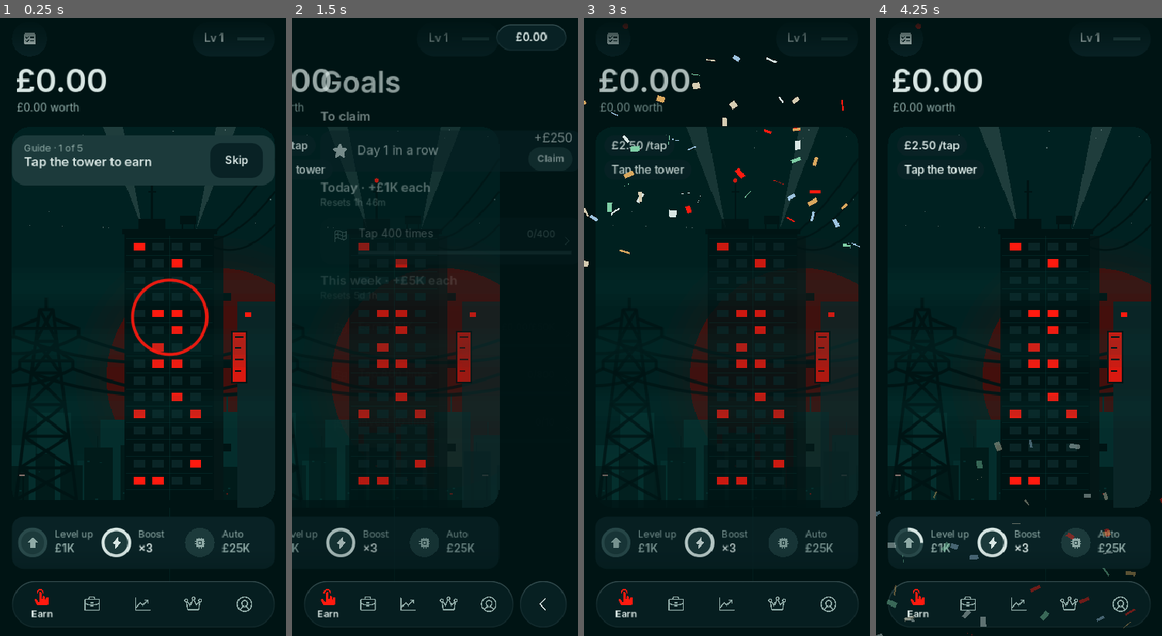
Above: before the commit, frames 1-4 (left to right).
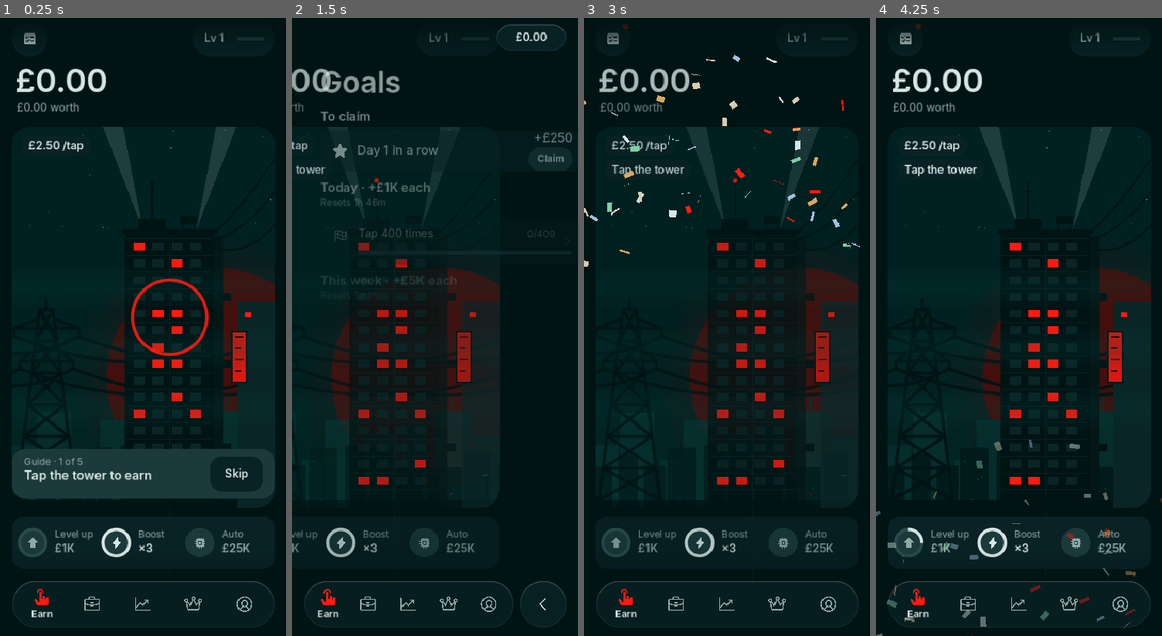
Above: after the commit, the same moments.

Repository: ytjustjosh17-cpu/MCG
Game: Godot game, scene res://scenes/main.tscn
The game is run twice, just before and just after one commit, with the same random seed, the same clock (stepped at 60 frames per second) and the same inputs.
Inputs (mouse positions are in pixels of both pictures, inside the frame that each line leads up to):
- Up to frame 1 (0.25 s): no input
- Up to frame 2 (1.5 s): click "Skip" at 0.5 s; click (320, 36) at 1.25 s
- Up to frame 3 (3 s): click (727, 147) at 2.02 s; click "Tap 400 times" at 2.75 s
- Up to frame 4 (4.25 s): click "Level up" at 3.5 s

The runs differ from the first frame. In frame 1, 11% of the frame differs, in the area x 4-96%, y 19-78%; in frame 2, nothing differs; in frame 3, less than 0.1%; in frame 4, less than 0.1%.

Commit message:
Guide card at the foot of the art, settings switch taps, lamp dash
Guide card floats just above the action strip, clear of the night
searchlights. The Earn tap hint waits until the guide ends. Settings
switches are built in their real state and the row takes the tap (a
switch inside a row flipped twice under touch). Backup caption on one
line. The far-left street lamp read as a stray dash, so it went.

Co-Authored-By: Claude Opus 5.5 <noreply@anthropic.com>
Claude-Session: https://claude.ai/code/session_01G43aEuqkjUy83khniNYyKE

Diff:
--- a/game/scripts/earn_page.gd
+++ b/game/scripts/earn_page.gd
@@ -164,7 +164,8 @@
 	var maxed := Game.level >= Data.MAX_LEVEL
 	var prog := 1.0 if maxed else clampf(Game.level_progress(), 0.0, 1.0)
 	_lv_fill.size = Vector2(_lv_track.size.x * prog, 4)
-	_hint.visible = Game.taps < 10 and not (Game.frenzy_active() or Game.rush_active())
+	# The guide says it already while it runs, so the chip waits for it to end.
+	_hint.visible = Game.taps < 10 and bool(Game.ui.get("guide_done", false)) and not (Game.frenzy_active() or Game.rush_active())
 	_tasks.set_state(UI.TEXT, -1.0, Game.unclaimed("goal") + Game.unclaimed("streak") > 0)   # a dot only when a reward waits
 	_tick()
 
--- a/game/scripts/guide.gd
+++ b/game/scripts/guide.gd
@@ -143,13 +143,18 @@
 	var busy: bool = Kit.has_open() or (main != null and not main._stack.is_empty())
 	_card.visible = not busy
 	_ring = Rect2() if busy else _target_rect(String(STEPS[_step][2]))
-	# The card sits at the top, under the cash, or above the ring if that's high.
+	# The card floats at the foot of the tower art, just above the action
+	# strip (near the thumb, clear of the roof lights), or above the ring
+	# when the ring would sit under it.
 	var w := size.x - 32.0
 	_card.size = Vector2(w, 0)
 	_card.size = Vector2(w, _card.get_combined_minimum_size().y)
-	var y := 160.0   # floats on the top of the tower card, under the cash
-	if _ring.size != Vector2.ZERO and _ring.position.y < y + _card.size.y + 20.0:
-		y = _ring.end.y + 16.0
+	var foot := size.y - 92.0 - 72.0 - 12.0   # EarnPage NAV_SPACE, STRIP_H, gap
+	if main != null and main._pages[0].get("_strip") != null:
+		foot = (main._pages[0]._strip as Control).get_global_rect().position.y - global_position.y - 12.0
+	var y := foot - 12.0 - _card.size.y
+	if _ring.size != Vector2.ZERO and _ring.end.y + 8.0 > y and _ring.position.y < y + _card.size.y + 8.0:
+		y = _ring.position.y - 16.0 - _card.size.y
 	_card.position = Vector2(16, y)
 	queue_redraw()
 
--- a/game/scripts/settings_page.gd
+++ b/game/scripts/settings_page.gd
@@ -13,7 +13,6 @@
 var _num_row: Row
 var _upd_row: Row
 var _report_row: Row
-var _vib_row: Row
 var _checking := false
 var _storage := ""
 
@@ -31,18 +30,17 @@
 	_num_row = _row(st, "hash", true)
 	_num_row.pressed.connect(_on_numbers)
 	separator(st, 50)
-	_vib = _switch_row(st, "vibrate", "Vibration", func(on: bool):
+	_vib = _switch_row(st, "vibrate", "Vibration", Game.vibrate, func(on: bool):
 		Game.vibrate = on)
-	_vib_row = _vib.get_meta("row")
-	separator(st, 50)
-	_motion = _switch_row(st, "sparkle", "Less motion", func(on: bool):
+	separator(st, 50)
+	_motion = _switch_row(st, "sparkle", "Less motion", Game.reduce_motion, func(on: bool):
 		Game.reduce_motion = on)
 	separator(st, 50)
 	# Deals never pop up (they wait on Business); only news can.
-	_news = _switch_row(st, "news", "News pop-ups", func(on: bool):
+	_news = _switch_row(st, "news", "News pop-ups", not bool(Game.ui.get("news_quiet", false)), func(on: bool):
 		Game.ui["news_quiet"] = not on)
 	separator(st, 50)
-	_awake = _switch_row(st, "clock", "Keep screen on", func(on: bool):
+	_awake = _switch_row(st, "clock", "Keep screen on", bool(Game.ui.get("keep_awake", false)), func(on: bool):
 		Game.ui["keep_awake"] = on
 		DisplayServer.screen_set_keep_on(on))
 
@@ -88,22 +86,22 @@
 	return r
 
 
-func _switch_row(parent: Control, icon: String, title: String, apply: Callable) -> Switch:
-	## A row with a switch at the end; a tap anywhere on the row flips it.
+func _switch_row(parent: Control, icon: String, title: String, start: bool, apply: Callable) -> Switch:
+	## A row with a switch at the end; a tap anywhere on the row (switch
+	## included) flips it.
 	var r := _row(parent, icon, false)
 	r.set_texts(title)
-	var sw := Switch.new()
+	var sw := Switch.new(start)   # built in its real state: no slide on open
 	sw.size_flags_vertical = Control.SIZE_SHRINK_CENTER
 	r._h.add_child(sw)
-	sw.set_meta("row", r)
-	var commit := func(on: bool):
-		apply.call(on)
-		Game.save_game()
-	sw.toggled_on.connect(commit)
+	# The row takes the tap (Kit lets button presses pass to parents, so a
+	# live switch inside a live row would flip twice).
+	sw.mouse_filter = Control.MOUSE_FILTER_IGNORE
 	r.pressed.connect(func():
 		sw.set_on(not sw.on)
 		Kit.haptic("selection")
-		commit.call(sw.on))
+		apply.call(sw.on)
+		Game.save_game())
 	return sw
 
 
@@ -207,7 +205,7 @@
 		if v == "copy":
 			_on_backup()
 		else:
-			_on_restore(), "A code that holds your whole game. Keep it in Notes.")
+			_on_restore(), "Your whole game in one code.")
 
 
 func _on_backup() -> void:
--- a/game/scripts/tower_card.gd
+++ b/game/scripts/tower_card.gd
@@ -173,9 +173,10 @@
 		var a := Vector2(tx + tw, top + 4.0 + k * 10.0)
 		var b := Vector2(w + 8.0, h * (0.06 + k * 0.09))
 		Art._wire(self, a, b, h * (0.015 + k * 0.01), clip, UI.INK, 1.3)
-	# Street: ground strip and two lamps.
+	# Street: ground strip and a lamp on the right (one at the far left read
+	# as a stray dash against the pylon, so it went).
 	_fill_clipped(UI.rect_poly(Rect2(0, h - 10.0, w, 10.0)), clip, UI.INK)
-	for lx in [w * 0.04, w * 0.95]:
+	for lx in [w * 0.95]:
 		_fill_clipped(UI.rect_poly(Rect2(lx, h - 46.0, 2.0, 36.0)), clip, UI.INK)
 		_fill_clipped(UI.rect_poly(Rect2(lx - 6.0, h - 48.0, 10.0, 3.0)), clip, UI.INK)
 		draw_rect(Rect2(lx - 5.0, h - 45.0, 8.0, 2.0), Color(UI.FLASH, 0.5), true)
